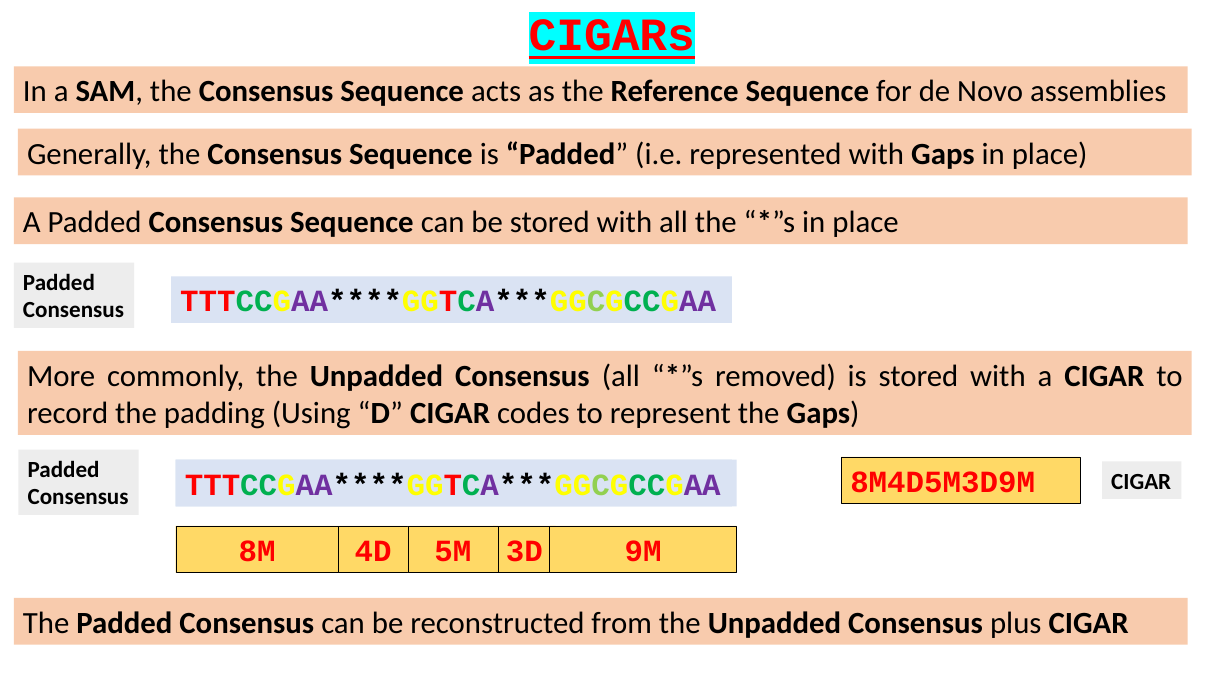
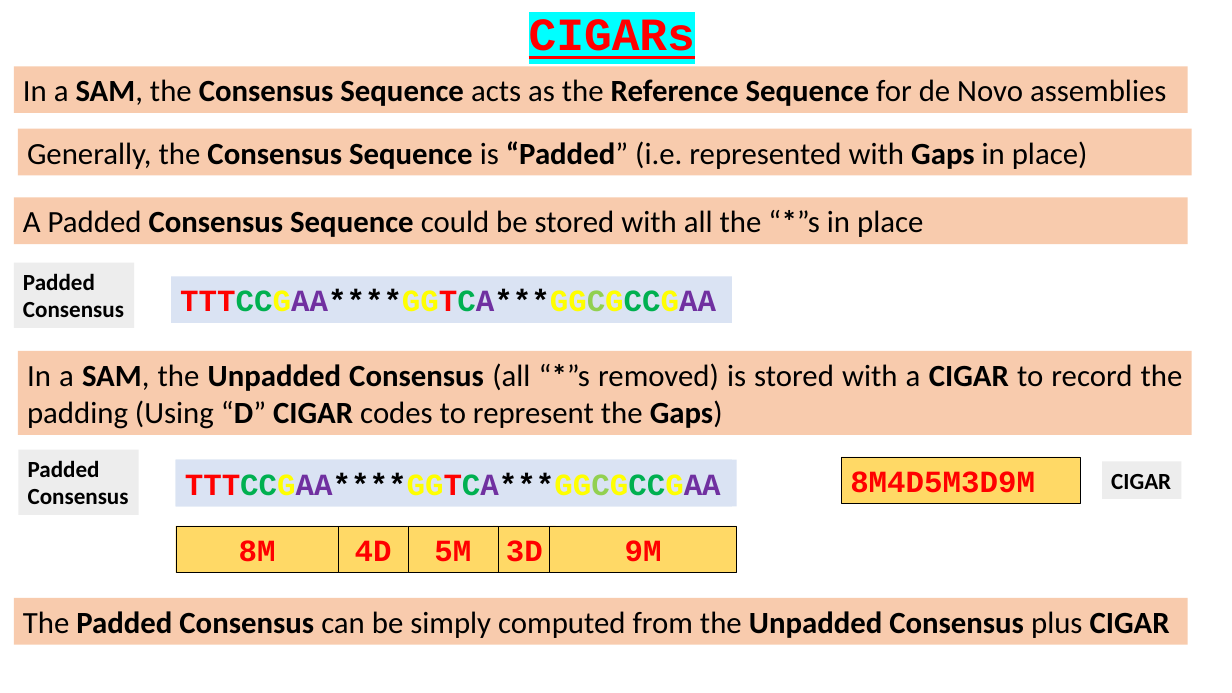
Before and after one commit to BioinformaticsTraining/Introduction-to-Bioinformatics, a slide deck: slide 12 of Flip Presentations/NGS_Intro/02-CIGARS/02-CIGARS.pptx. Drawn at 1232x693 pixels with LibreOffice and Linux fonts; fonts in the diff are those of the drawing. Boxes give left, top, right and bottom in pixels: in the first picture for what was removed or moved away, otherwise in the second. Text is boxed around its words. In the diff, an @@ line names an element or a change of style, - is before the commit and + after.

```diff
--- a/Flip Presentations/NGS_Intro/02-CIGARS/02-CIGARS.pptx
+++ b/Flip Presentations/NGS_Intro/02-CIGARS/02-CIGARS.pptx
@@ text in rectangle at (23,210,923,237): text changed @@
-A Padded Consensus Sequence can be stored with all the “*”s in place
+A Padded Consensus Sequence could be stored with all the “*”s in place
@@ text in rectangle at (27,363,1183,429): text changed @@
-More commonly, the Unpadded Consensus (all “*”s removed) is stored with a CIGAR to record the padding (Using “D” CIGAR codes to represent the Gaps)
+In a SAM, the Unpadded Consensus (all “*”s removed) is stored with a CIGAR to record the padding (Using “D” CIGAR codes to represent the Gaps)
@@ text in rectangle at (23,611,1170,638): text changed @@
-The Padded Consensus can be reconstructed from the Unpadded Consensus plus CIGAR
+The Padded Consensus can be simply computed from the Unpadded Consensus plus CIGAR
```
Also in this commit, not shown: 1 other slide changed, 1 slide added, 1 slide removed.
